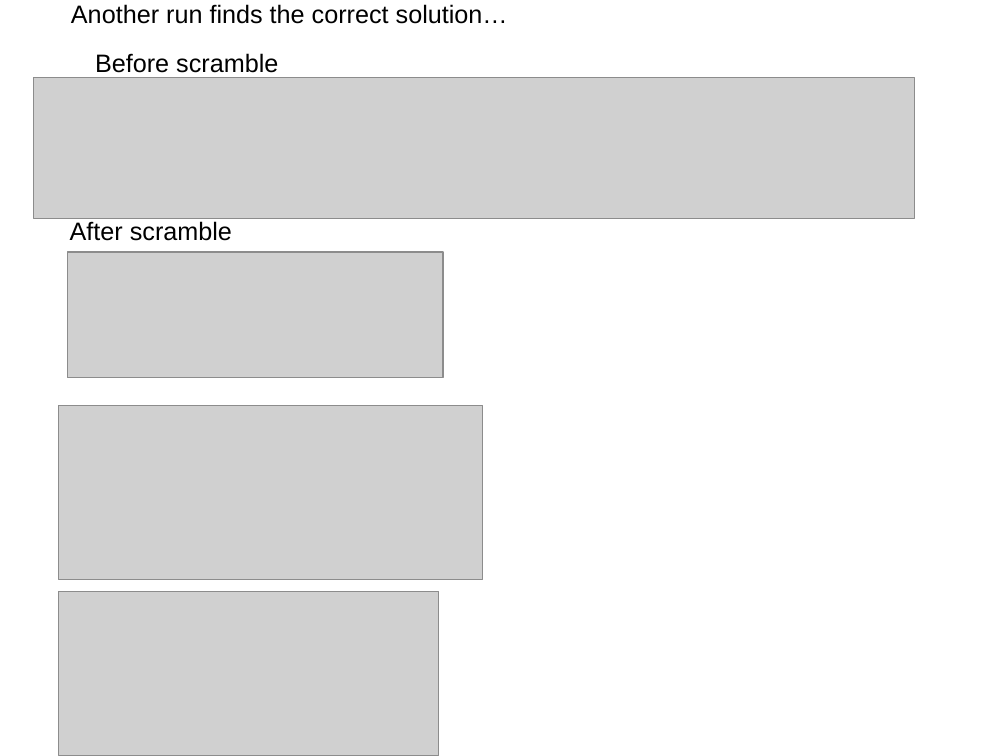
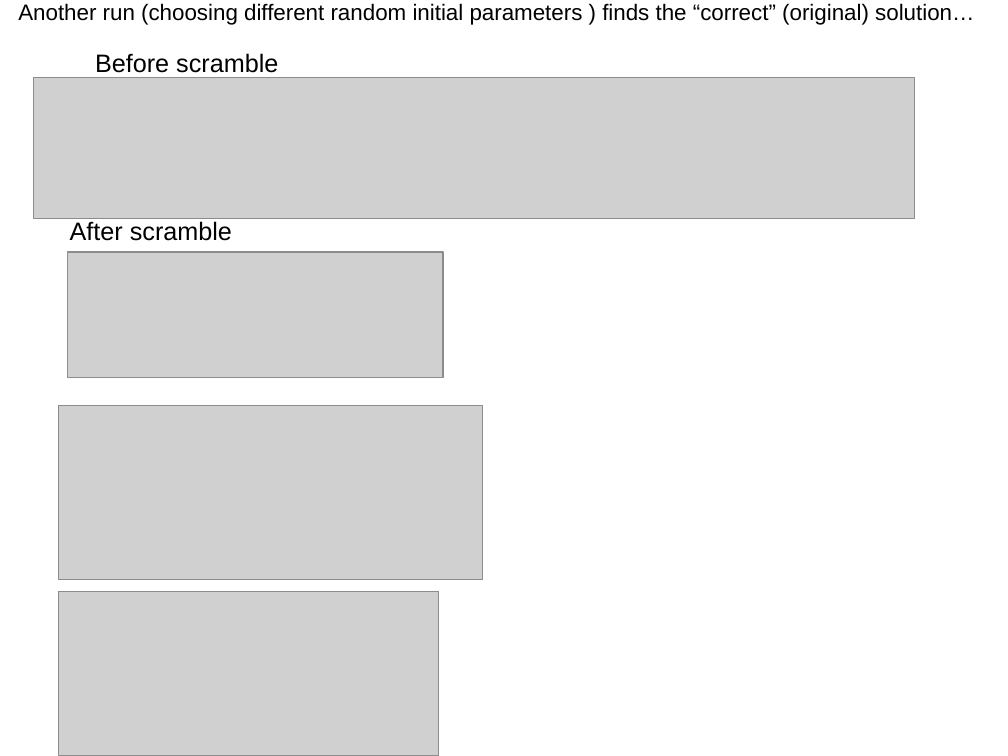
Before and after one commit to afodor/afodor.github.io, a slide deck: slide 28 of classes/stats2016/Lecture26.ppt (slide 18 before the commit). Drawn at 1008x756 pixels with LibreOffice and Linux fonts; fonts in the diff are those of the drawing; grey boxes stand for pictures. Boxes give left, top, right and bottom in pixels: in the first picture for what was removed or moved away, otherwise in the second. Text is boxed around its words. In the diff, an @@ line names an element or a change of style, - is before the commit and + after.

```diff
--- a/classes/stats2016/Lecture26.ppt
+++ b/classes/stats2016/Lecture26.ppt
@@ text at (x1=18, y1=3, x2=974, y2=25): text changed; size 18 to 16 pt @@
-Another run finds the correct solution…
+Another run (choosing different random initial parameters ) finds the “correct” (original) solution…
```
Also in this commit, not shown: 4 other slides changed, 18 slides added, 21 slides removed.
